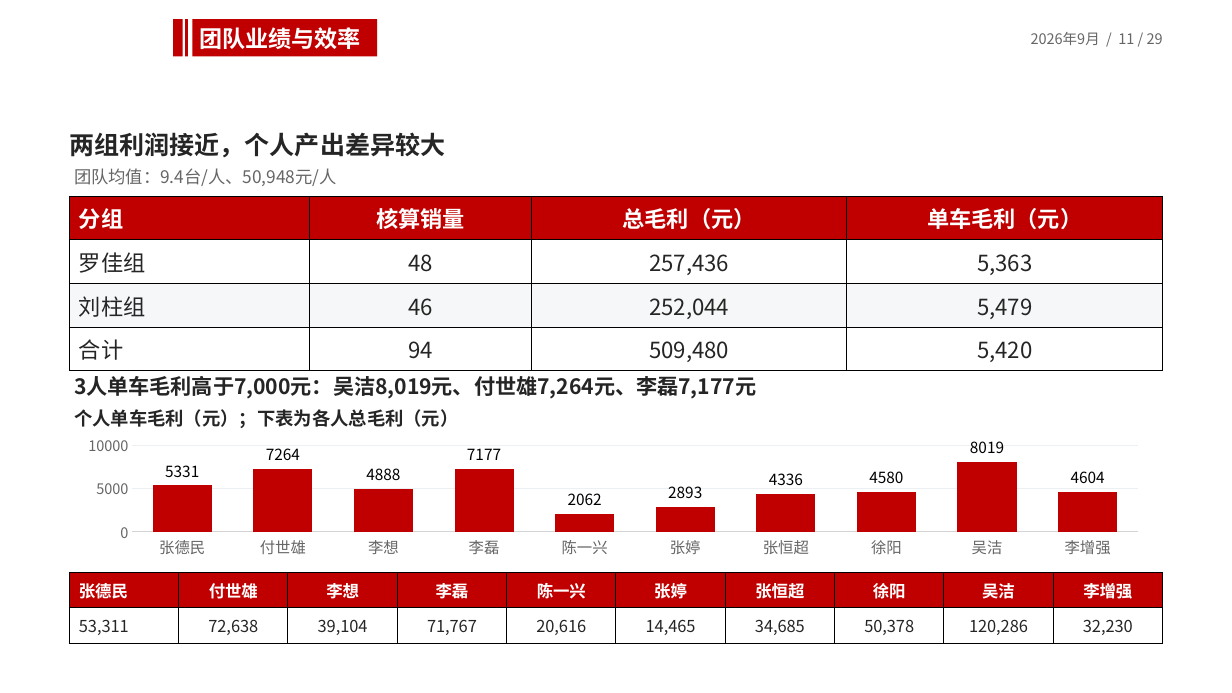
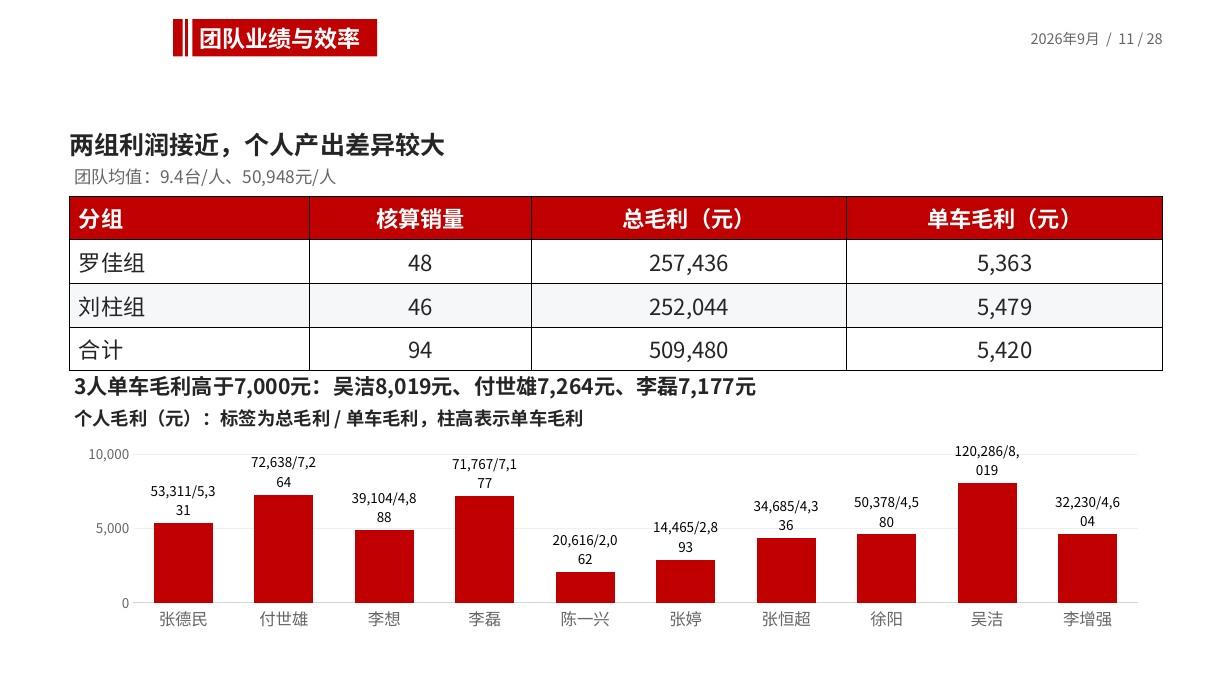
Before and after one commit to 87436173-prog/anfang, a slide deck: slide 11 of artifact-template-sales-monthly-review/assets/reference.pptx. Drawn at 1232x693 pixels with LibreOffice and Linux fonts; fonts in the diff are those of the drawing; background and template pictures are left out. Boxes give left, top, right and bottom in pixels: in the first picture for what was removed or moved away, otherwise in the second. Text is boxed around its words. In the diff, an @@ line names an element or a change of style, - is before the commit and + after.

```diff
--- a/artifact-template-sales-monthly-review/assets/reference.pptx
+++ b/artifact-template-sales-monthly-review/assets/reference.pptx
@@ text at box(1031, 32, 1163, 45): text changed @@
-2026年9月 / 11 / 29
+2026年9月 / 11 / 28
@@ text at box(74, 409, 584, 428): text changed @@
-个人单车毛利（元）；下表为各人总毛利（元）
+个人毛利（元）：标签为总毛利 / 单车毛利，柱高表示单车毛利
@@ column chart at box(67, 435, 1160, 635) @@
-Series 1: 5331, 7264, 4888, 7177, 2062, 2893, 4336, 4580, 8019, 4604
+单车毛利（元）: 5331, 7264, 4888, 7177, 2062, 2893, 4336, 4580, 8019, 4604
@@ data labels of 单车毛利（元） changed @@
@@ category axis changed @@
@@ value axis changed @@
@@ column chart: place and size @@
-column chart at box(67, 433, 1160, 562)
+column chart at box(67, 435, 1160, 635)
@@ table removed at box(69, 573, 1160, 639), 2 rows, 10 columns @@
-张德民 | 付世雄 | 李想 | 李磊 | 陈一兴 | 张婷 | 张恒超 | 徐阳 | 吴洁 | 李增强
-53,311 | 72,638 | 39,104 | 71,767 | 20,616 | 14,465 | 34,685 | 50,378 | 120,286 | 32,230
```
Also in this commit, not shown: 25 other slides changed, 1 slide removed, 5 other files.
